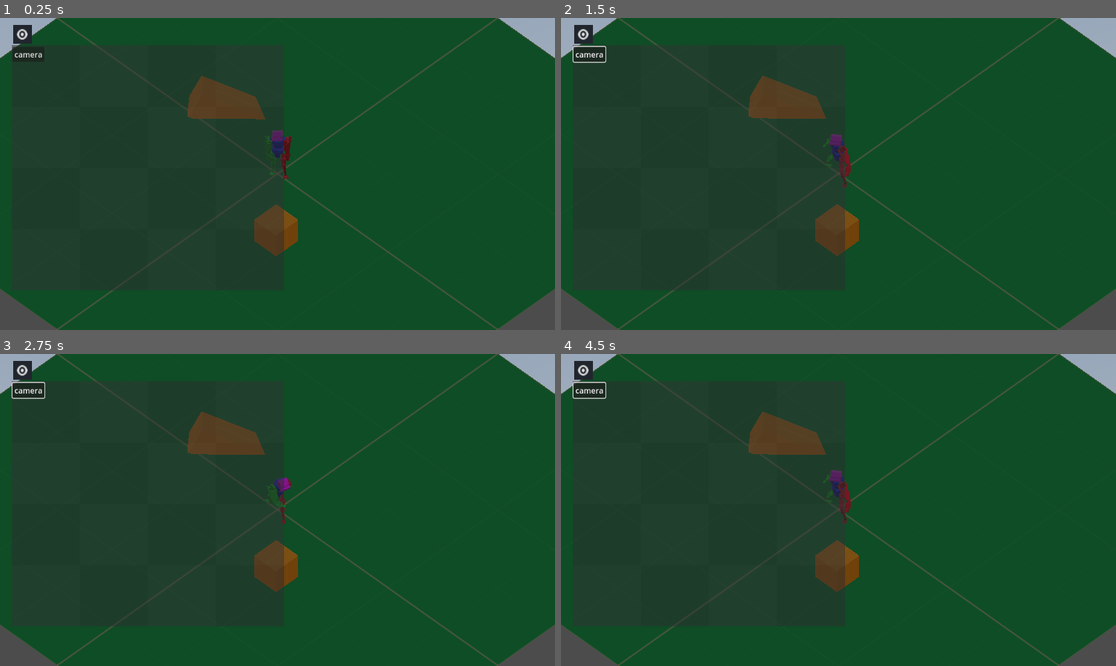
Above: before the commit, frames 1-4 (two rows, left to right).
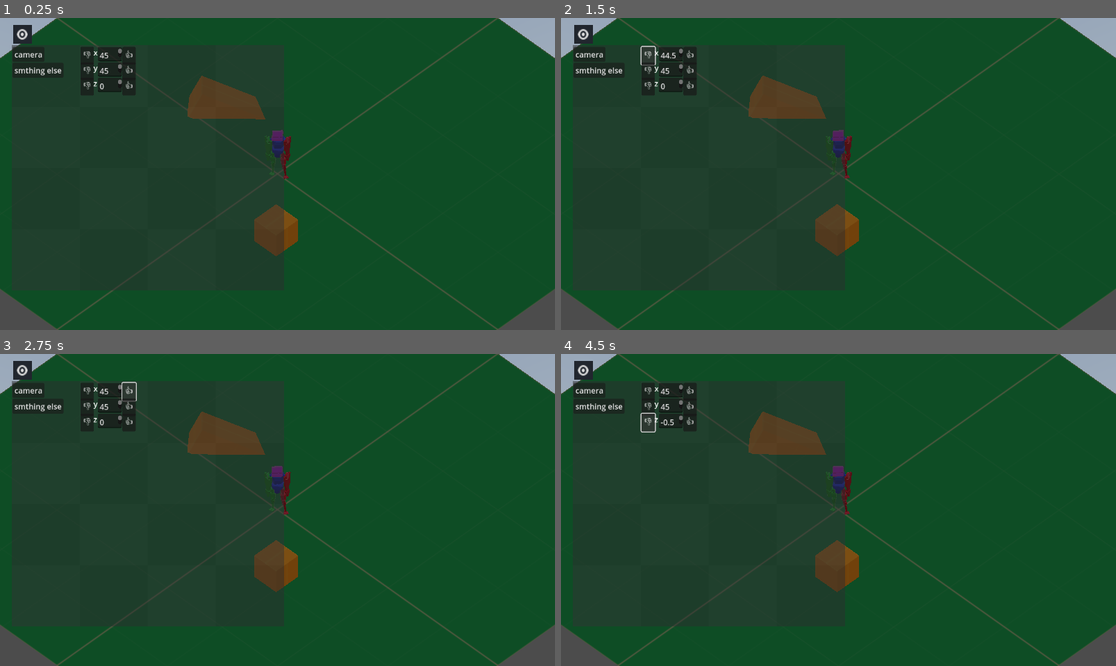
Above: after the commit, the same moments.

Repository: Androx765/Game_dev
Game: Godot game, scene res://scenes/game/game.tscn
Same seed, same stepped clock (60 frames per second), same inputs: the game is played once before the commit and once after it. This scene is started directly instead of the project's main scene. A sky picture missing from this copy of the repository is replaced by a grey-blue gradient.
Inputs (mouse positions are in pixels of both pictures, inside the frame that each line leads up to):
- Up to frame 1 (0.25 s): no input
- Up to frame 2 (1.5 s): click "camera" at 0.5 s; click (649, 55) at 1.25 s, where only the run after the commit has a clickable "👎"
- Up to frame 3 (2.75 s): click (127, 391) at 2 s, where only the run after the commit has a clickable "👍"
- Up to frame 4 (4.5 s): click (649, 407) at 2.75 s, where only the run after the commit has a clickable "👎"; click (688, 407) at 3.5 s, where only the run after the commit has a clickable "👍"; click (649, 422) at 4.25 s, where only the run after the commit has a clickable "👎"

The runs differ from the first frame. In frame 1, 1.4% of the frame differs, in the area x 2-25%, y 9-25%; in frame 2, 1.7%, in the area x 2-53%, y 8-55%; in frame 3, 1.7%; in frame 4, 1.7%.

Commit message:
change camera value but not fr

Diff:
--- /dev/null
+++ b/Game/scenes/debug/debug-menu/camera_debug-menu.tscn
@@ -0,0 +1,92 @@
+[gd_scene load_steps=2 format=3 uid="uid://b5qhwwd2w0g1t"]
+
+[ext_resource type="Script" path="res://scenes/debug/debug-menu/camera_debug-menu_script.gd" id="1_f77rw"]
+
+[node name="Camera-debug-menu" type="Node2D"]
+script = ExtResource("1_f77rw")
+
+[node name="x" type="CanvasGroup" parent="."]
+position = Vector2(39, 0)
+
+[node name="xDown" type="Button" parent="x"]
+offset_right = 28.0
+offset_bottom = 31.0
+text = "👎"
+
+[node name="xRotation" type="Label" parent="x"]
+offset_left = 27.0
+offset_right = 37.0
+offset_bottom = 23.0
+text = "x"
+
+[node name="xValue" type="TextEdit" parent="x"]
+offset_left = 36.0
+offset_right = 86.0
+offset_bottom = 30.0
+
+[node name="xUp" type="Button" parent="x"]
+offset_left = 87.0
+offset_right = 115.0
+offset_bottom = 31.0
+text = "👍"
+
+[node name="y" type="CanvasGroup" parent="."]
+position = Vector2(39, 32)
+
+[node name="yDown" type="Button" parent="y"]
+offset_right = 28.0
+offset_bottom = 31.0
+text = "👎"
+
+[node name="xRotation" type="Label" parent="y"]
+offset_left = 27.0
+offset_right = 37.0
+offset_bottom = 23.0
+text = "y"
+
+[node name="yValue" type="TextEdit" parent="y"]
+offset_left = 36.0
+offset_right = 86.0
+offset_bottom = 30.0
+
+[node name="yUp" type="Button" parent="y"]
+offset_left = 87.0
+offset_right = 115.0
+offset_bottom = 31.0
+text = "👍"
+
+[node name="z" type="CanvasGroup" parent="."]
+position = Vector2(39, 64)
+
+[node name="zDown" type="Button" parent="z"]
+offset_right = 28.0
+offset_bottom = 31.0
+text = "👎"
+
+[node name="zRotation" type="Label" parent="z"]
+offset_left = 27.0
+offset_right = 37.0
+offset_bottom = 23.0
+text = "z
+"
+
+[node name="zValue" type="TextEdit" parent="z"]
+offset_left = 36.0
+offset_right = 86.0
+offset_bottom = 30.0
+
+[node name="zUp" type="Button" parent="z"]
+offset_left = 87.0
+offset_right = 115.0
+offset_bottom = 31.0
+text = "👍"
+
+[connection signal="button_down" from="x/xDown" to="." method="_on_x_down_button_down"]
+[connection signal="text_changed" from="x/xValue" to="." method="_on_x_value_text_changed"]
+[connection signal="button_down" from="x/xUp" to="." method="_on_x_up_button_down"]
+[connection signal="button_down" from="y/yDown" to="." method="_on_y_down_button_down"]
+[connection signal="text_changed" from="y/yValue" to="." method="_on_y_value_text_changed"]
+[connection signal="button_down" from="y/yUp" to="." method="_on_y_up_button_down"]
+[connection signal="button_down" from="z/zDown" to="." method="_on_z_down_button_down"]
+[connection signal="text_changed" from="z/zValue" to="." method="_on_z_value_text_changed"]
+[connection signal="button_down" from="z/zUp" to="." method="_on_z_up_button_down"]
--- /dev/null
+++ b/Game/scenes/debug/debug-menu/camera_debug-menu_script.gd
@@ -0,0 +1,59 @@
+extends Node2D
+
+var x_rotation = 45
+var y_rotation = 45
+var z_rotation = 0
+
+# Called when the node enters the scene tree for the first time.
+func _ready():
+	$x/xValue.text = str(x_rotation) #TODO actual camera rotation
+	$y/yValue.text = str(y_rotation) #TODO actual camera rotation
+	$z/zValue.text = str(z_rotation) #TODO actual camera rotation
+	pass
+
+
+# Called every frame. 'delta' is the elapsed time since the previous frame.
+func _process(delta):
+	print(x_rotation)
+	pass
+
+
+func _on_x_value_text_changed():
+	x_rotation = float($x/xValue.text)
+	pass
+func _on_x_down_button_down():
+	$x/xValue.text = str(float($x/xValue.text) -.5)
+	x_rotation = float($x/xValue.text)
+	pass
+func _on_x_up_button_down():
+	$x/xValue.text = str(float($x/xValue.text) +.5)
+	x_rotation = float($x/xValue.text)
+	pass
+
+
+
+func _on_y_value_text_changed():
+	y_rotation = float($y/yValue.text)
+	pass
+func _on_y_down_button_down():
+	$y/yValue.text = str(float($y/yValue.text) -.5)
+	y_rotation = float($y/yValue.text)
+	pass
+func _on_y_up_button_down():
+	$y/yValue.text = str(float($y/yValue.text) +.5)
+	y_rotation = float($y/yValue.text)
+	pass
+
+
+
+func _on_z_value_text_changed():
+	z_rotation = float($z/zValue.text)
+	pass
+func _on_z_down_button_down():
+	$z/zValue.text = str(float($z/zValue.text) -.5)
+	z_rotation = float($z/zValue.text)
+	pass
+func _on_z_up_button_down():
+	$z/zValue.text = str(float($z/zValue.text) +.5)
+	z_rotation = float($z/zValue.text)
+	pass
--- a/Game/scenes/debug/debug-menu/debug-menu.tscn
+++ b/Game/scenes/debug/debug-menu/debug-menu.tscn
@@ -1,10 +1,11 @@
-[gd_scene load_steps=6 format=3 uid="uid://ce5jcw0salclj"]
+[gd_scene load_steps=7 format=3 uid="uid://ce5jcw0salclj"]
 
 [ext_resource type="Texture2D" uid="uid://bqykbucbg8wr" path="res://assets/textures/dev/icons/dev-menu/esye-open.png" id="1_yfooh"]
 [ext_resource type="Script" path="res://scenes/debug/debug-menu/background_alpha.gd" id="2_k0nbm"]
 [ext_resource type="Texture2D" uid="uid://cawc8lk47dkoy" path="res://assets/textures/dev/icons/dev-menu/esye-closed.png" id="2_tmxot"]
-[ext_resource type="Script" path="res://scenes/debug/debug-menu/debug-menu-srcipt.gd" id="3_udjy2"]
 [ext_resource type="Texture2D" uid="uid://c1le0mgopxg2m" path="res://assets/textures/dev/kenney_dev_textures/PNG/Dark/texture_08.png" id="4_41h5k"]
+[ext_resource type="Script" path="res://scenes/debug/debug-menu/debug-menu_srcipt.gd" id="5_vphxk"]
+[ext_resource type="PackedScene" uid="uid://b5qhwwd2w0g1t" path="res://scenes/debug/debug-menu/camera_debug-menu.tscn" id="6_78wiu"]
 
 [node name="Node2D" type="Node2D"]
 
@@ -27,13 +28,51 @@
 texture_normal = ExtResource("1_yfooh")
 texture_pressed = ExtResource("2_tmxot")
 stretch_mode = 0
-script = ExtResource("3_udjy2")
+script = ExtResource("5_vphxk")
 
-[node name="camera" type="Button" parent="."]
-offset_left = 26.0
-offset_top = 60.0
-offset_right = 92.0
-offset_bottom = 91.0
+[node name="camera" type="Button" parent="menu-visibility"]
+layout_mode = 0
+offset_left = -1.0
+offset_top = 46.0
+offset_right = 65.0
+offset_bottom = 77.0
 text = "camera"
 
+[node name="Camera-debug-menu" parent="menu-visibility/camera" instance=ExtResource("6_78wiu")]
+position = Vector2(102, 0)
+
+[node name="smthing else" type="Button" parent="menu-visibility"]
+layout_mode = 0
+offset_left = -1.0
+offset_top = 79.0
+offset_right = 105.0
+offset_bottom = 110.0
+text = "smthing else"
+
+[node name="MenuBar" type="MenuBar" parent="menu-visibility"]
+visible = false
+layout_mode = 0
+offset_top = 166.0
+offset_right = 40.0
+offset_bottom = 206.0
+
+[node name="camera" type="PopupMenu" parent="menu-visibility/MenuBar"]
+hide_on_item_selection = false
+hide_on_checkable_item_selection = false
+item_count = 1
+item_0/text = "xRot"
+item_0/id = 0
+
+[node name="smthingElse" type="PopupMenu" parent="menu-visibility/MenuBar"]
+hide_on_item_selection = false
+hide_on_checkable_item_selection = false
+item_count = 2
+item_0/text = "a"
+item_0/id = 0
+item_1/text = "b"
+item_1/checkable = 1
+item_1/id = 1
+
 [connection signal="toggled" from="menu-visibility" to="menu-visibility" method="_on_toggled"]
+[connection signal="pressed" from="menu-visibility/camera" to="menu-visibility" method="_on_camera_pressed"]
+[connection signal="pressed" from="menu-visibility/smthing else" to="menu-visibility" method="_on_smthing_else_pressed"]
--- a/Game/scenes/debug/debug-menu/debug-menu-srcipt.gd
+++ b/Game/scenes/debug/debug-menu/debug-menu_srcipt.gd
@@ -1,5 +1,5 @@
 extends TextureButton
-
+var current_menu  = ""
 
 # Called when the node enters the scene tree for the first time.
 func _ready():
@@ -13,15 +13,30 @@
 
 func _on_toggled(toggled_on):
 	var siblings = self.get_parent().get_children()
+	var children = self.get_children()
 
 	if(toggled_on):
 		modulate.a = 0.5
 		for sibling in siblings:
 			sibling.visible = false
 		visible = true # self becomes sibling but we dont want to turn this one off
+
+		for child in children:
+			child.visible = false
 	else:
 		modulate.a = 1
 		for sibling in siblings:
 			sibling.visible = true
+		for child in children:
+			child.visible = true
+	pass # Replace with function body.
 
+
+func _on_camera_pressed():
+	current_menu = "camera"
 	pass # Replace with function body.
+
+
+func _on_smthing_else_pressed():
+	current_menu = "smthing_else_pressed"
+	pass # Replace with function body.
